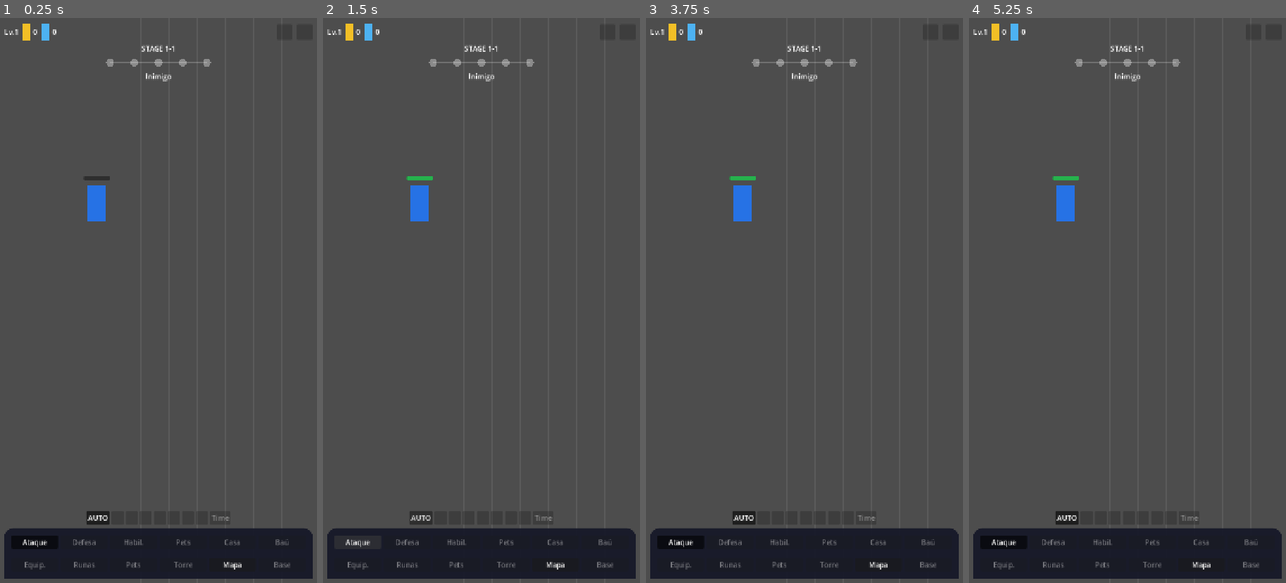
Above: before the commit, frames 1-4 (left to right).
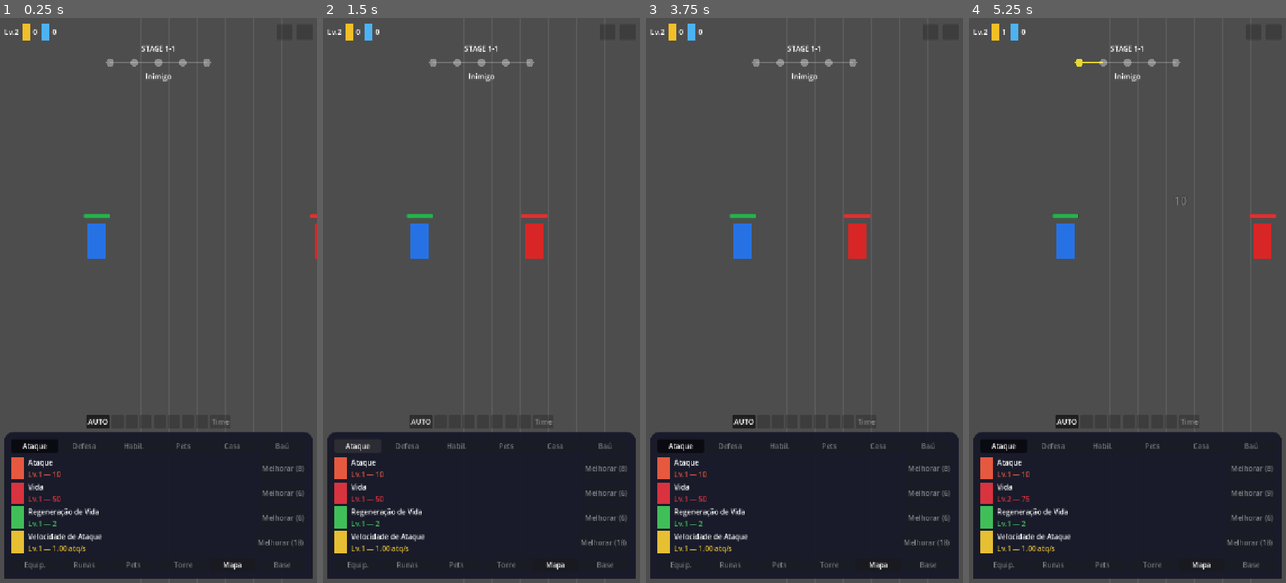
Above: after the commit, the same moments.

Repository: kaducfc/Projetos
Game: Godot game, scene res://scenes/Main.tscn
Two runs of this game, one before a commit and one after it. Both use one fixed random seed, a clock stepped at 60 frames per second and the inputs below.
Inputs (mouse positions are in pixels of both pictures, inside the frame that each line leads up to):
- Up to frame 1 (0.25 s): no input
- Up to frame 2 (1.5 s): click "AUTO" at 0.5 s; click "Ataque" at 1.25 s
- Up to frame 3 (3.75 s): click "Mapa" at 2 s; click "AUTO" at 2.75 s; click "Ataque" at 3.5 s
- Up to frame 4 (5.25 s): click "Mapa" at 4.25 s; click (1251, 492) at 5 s, where only the run after the commit has a clickable "Melhorar (6)"

The runs differ from the first frame. In frame 1, 18% of the frame differs, in the area x 1-100%, y 2-95%; in frame 2, 18%; in frame 3, 18%; in frame 4, 18%, in the area x 1-99%, y 2-95%.
Error before the commit: Parse Error: Cannot infer the type of "center_y" variable because the value doesn't have a set type. (res://scripts/Main.gd:31)

Commit message:
Corrige erro de tipagem: adiciona class_name HUD
Main.gd tipava a variável hud como Control genérico, que não conhece
get_battle_center_y(). Com class_name HUD no script, o Godot consegue
inferir o tipo de retorno e o erro de parse some.

Diff:
--- a/idle-hero-godot/scripts/HUD.gd
+++ b/idle-hero-godot/scripts/HUD.gd
@@ -1,4 +1,5 @@
 extends Control
+class_name HUD
 
 ## Interface: nível/ouro/gemas e menu no topo, trilha de progresso do
 ## estágio, barra de habilidades (AUTO + slots bloqueados), abas de
--- a/idle-hero-godot/scripts/Main.gd
+++ b/idle-hero-godot/scripts/Main.gd
@@ -9,7 +9,7 @@
 @onready var hero: Node2D = $Hero
 @onready var enemy_spawn: Marker2D = $EnemySpawnPoint
 @onready var engage_point: Marker2D = $EngagePoint
-@onready var hud: Control = $HUDLayer/HUD
+@onready var hud: HUD = $HUDLayer/HUD
 
 var _current_enemy: Node2D = null
 var _enemy_index: int = 0
